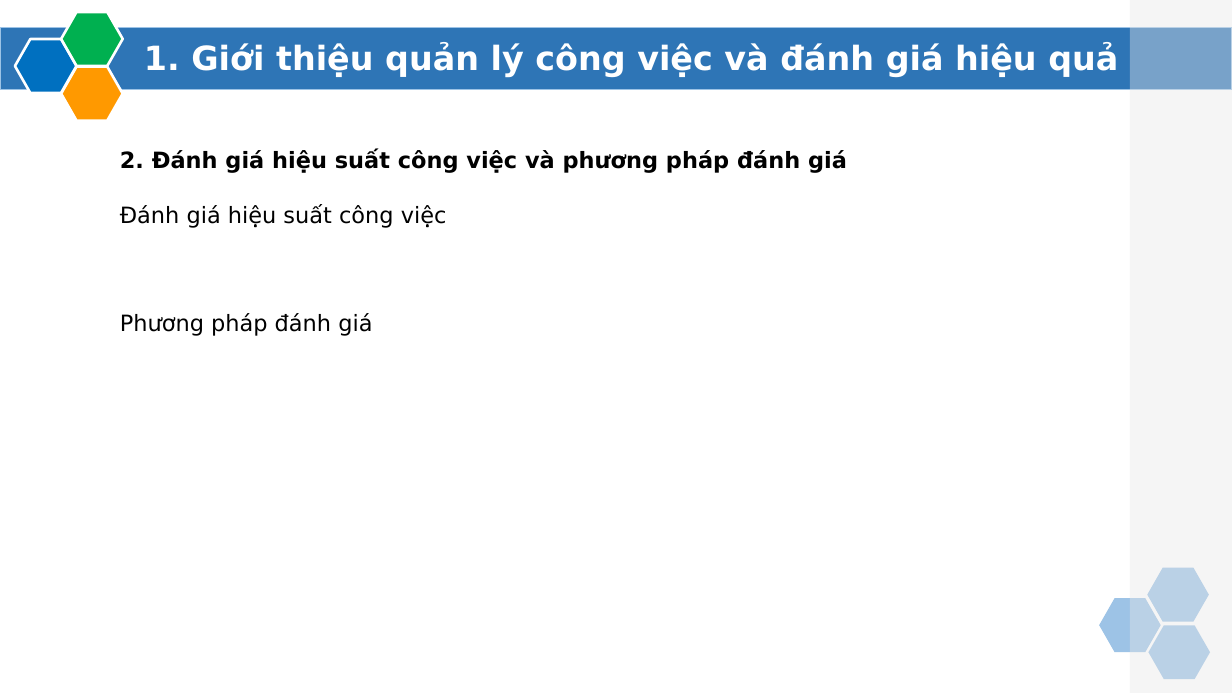
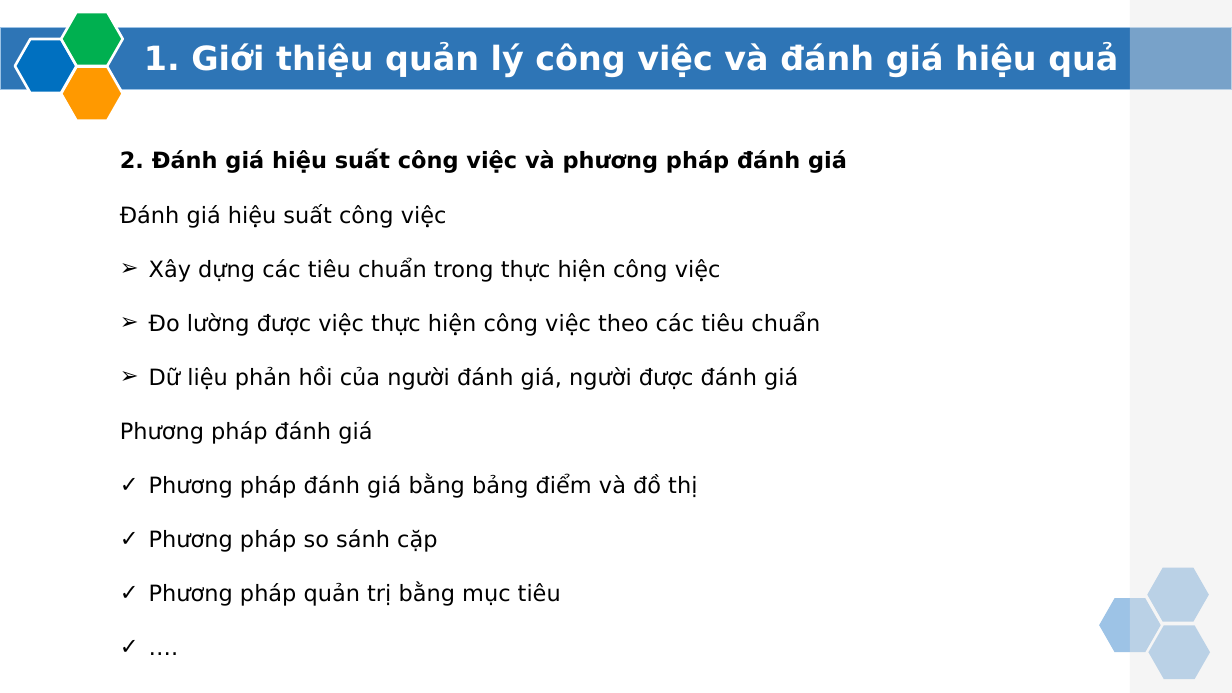
Before and after one commit to sonnc/LuanVan_SonNC_CA190141, a slide deck: slide 4 of LvThs.PPTX. Drawn at 1232x693 pixels with LibreOffice and Linux fonts; fonts in the diff are those of the drawing; background and template pictures are left out. Boxes give left, top, right and bottom in pixels: in the first picture for what was removed or moved away, otherwise in the second. Text is boxed around its words. In the diff, an @@ line names an element or a change of style, - is before the commit and + after.

```diff
--- a/LvThs.PPTX
+++ b/LvThs.PPTX
@@ text at [149,258,820,390]: paragraphs added @@
+➢ Xây dựng các tiêu chuẩn trong thực hiện công việc
+➢ Đo lường được việc thực hiện công việc theo các tiêu chuẩn
+➢ Dữ liệu phản hồi của người đánh giá, người được đánh giá
@@ text at [149,474,697,606]: paragraphs added @@
+✓ Phương pháp đánh giá bằng bảng điểm và đồ thị
+✓ Phương pháp so sánh cặp
+✓ Phương pháp quản trị bằng mục tiêu
+✓ ….
```
Also in this commit, not shown: 12 other slides changed, 17 slides added, 4 slides removed, 47 other files.
